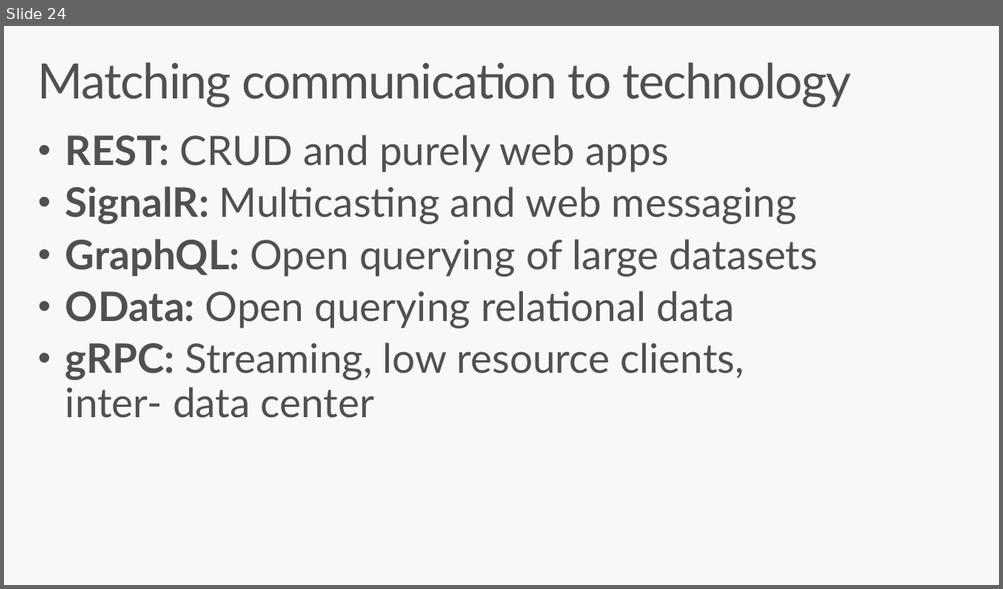
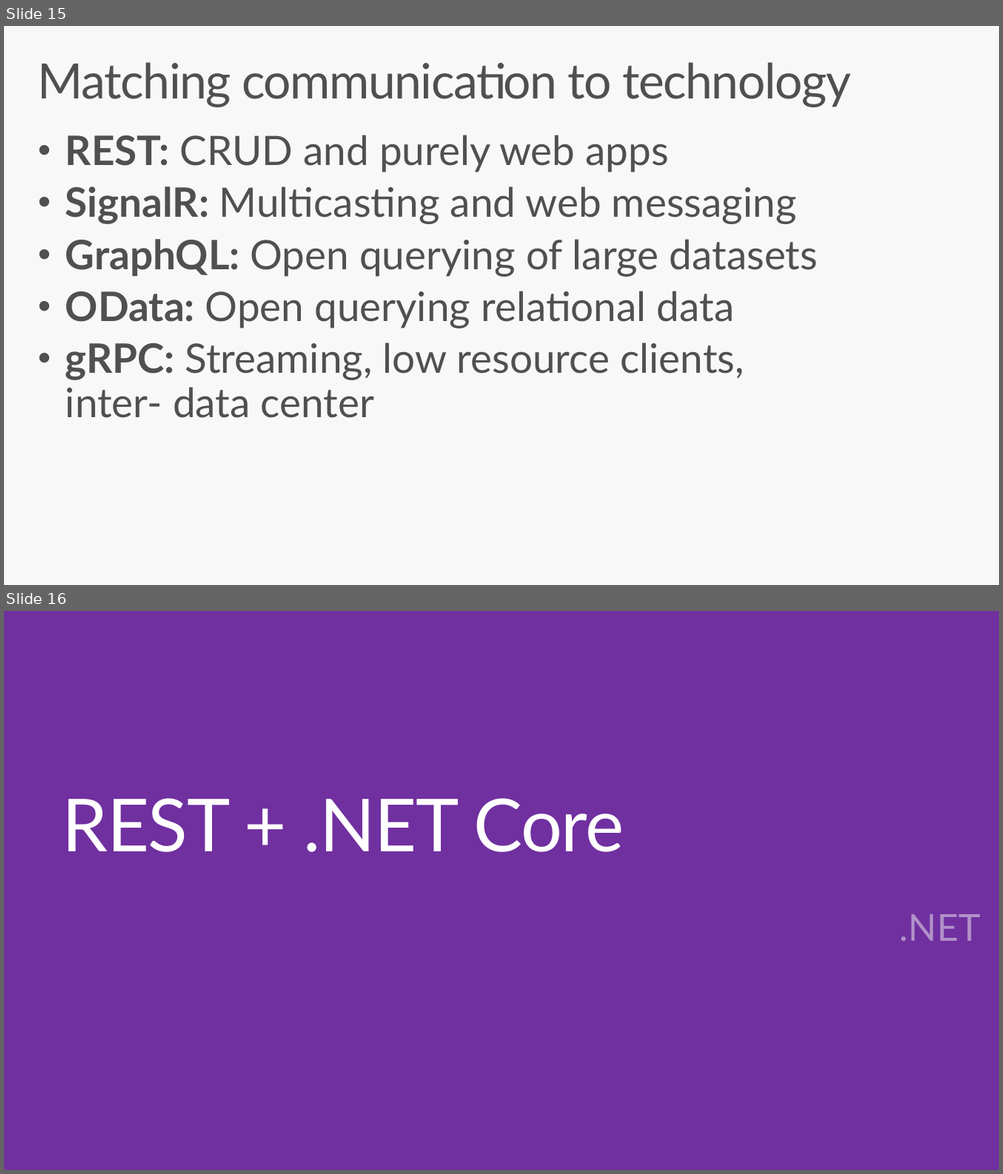
Before and after one commit to jlamch/.net-core, a slide deck: 2.rest-api-introduction.pptx. Shown one above the other, each under a label of ours: slide 24 before the commit, slides 15 and 16 after it. The pictures are 1003x589 and 1003x1174 pixels, drawn with LibreOffice and Linux fonts; fonts in the diff are those of the drawing; background and template pictures are left out. Boxes give left, top, right and bottom in pixels: in the first picture for what was removed or moved away, otherwise in the second. Text is boxed around its words. In the diff, an @@ line names an element or a change of style, - is before the commit and + after.

```diff
--- a/2.rest-api-introduction.pptx
+++ b/2.rest-api-introduction.pptx
@@ slide 16 added at (4, 611, 999, 1170), background #7030A0 @@
@@ title added at (62, 798, 623, 852), 70.6 pt, text #FFFFFF @@
+REST + .NET Core
@@ text added at (899, 914, 980, 941), 36 pt, text #F2F2F2 at 49% opacity @@
+.NET
@@ what was slide 24 is now slide 15 @@
```
Also in this commit, not shown: 6 slides changed, 2 other slides added, 1 other file.
